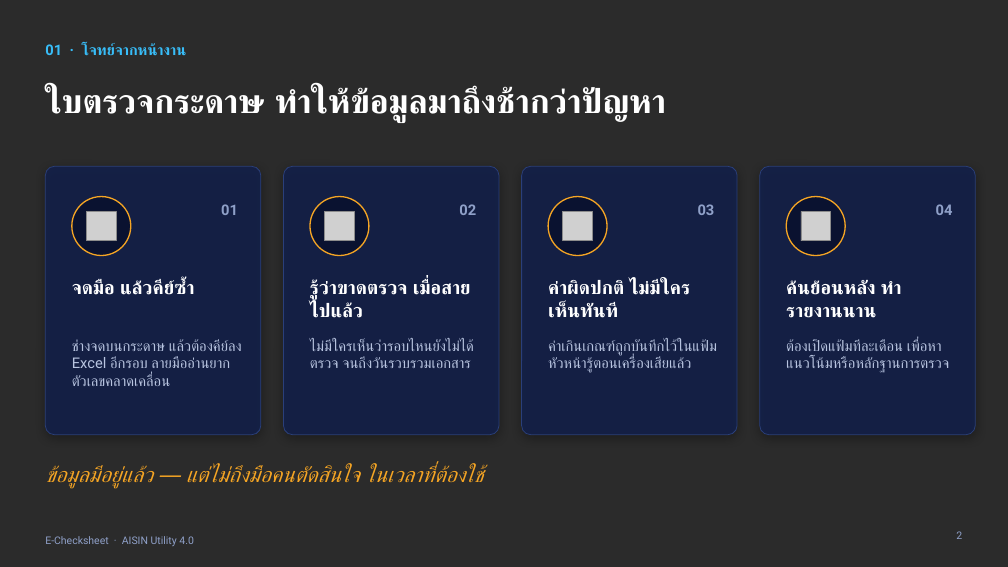
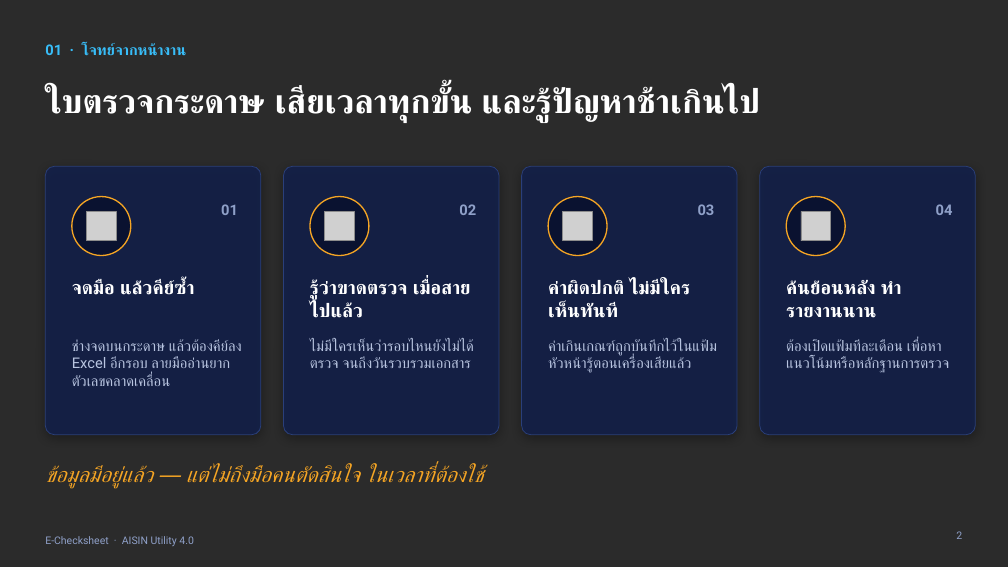
Before and after one commit to wexyzj123-hash/JoeKiattisak, a slide deck: slide 2 of E-Checksheet_Presentation.pptx. Drawn at 1008x567 pixels with LibreOffice and Linux fonts; fonts in the diff are those of the drawing; grey boxes stand for pictures; background and template pictures are left out; a plain dark background stands for a picture behind light text. Boxes give left, top, right and bottom in pixels: in the first picture for what was removed or moved away, otherwise in the second. Text is boxed around its words. In the diff, an @@ line names an element or a change of style, - is before the commit and + after.

```diff
--- a/E-Checksheet_Presentation.pptx
+++ b/E-Checksheet_Presentation.pptx
@@ title at [45, 87, 760, 122]: text changed @@
-ใบตรวจกระดาษ ทำให้ข้อมูลมาถึงช้ากว่าปัญหา
+ใบตรวจกระดาษ เสียเวลาทุกขั้น และรู้ปัญหาช้าเกินไป
```
Also in this commit, not shown: 12 other slides changed, 1 slide added, 1 slide removed, 1 other file.
